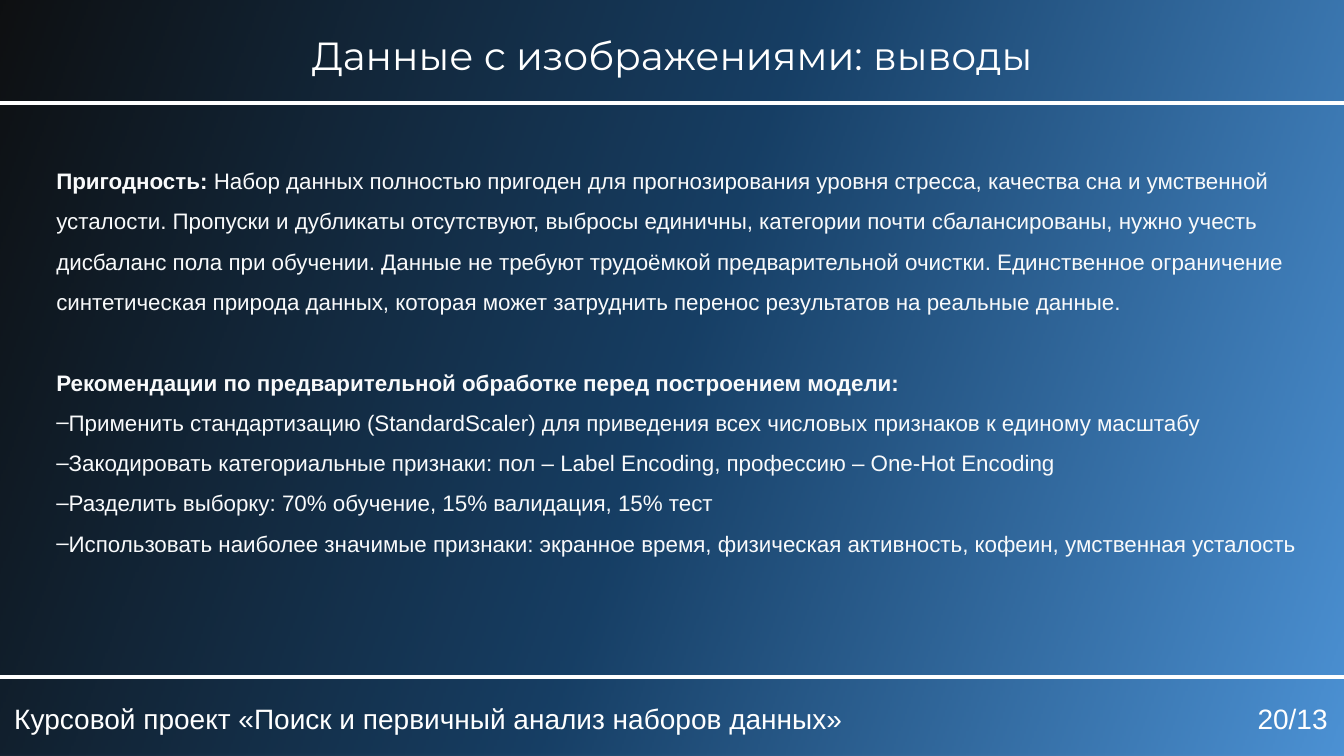
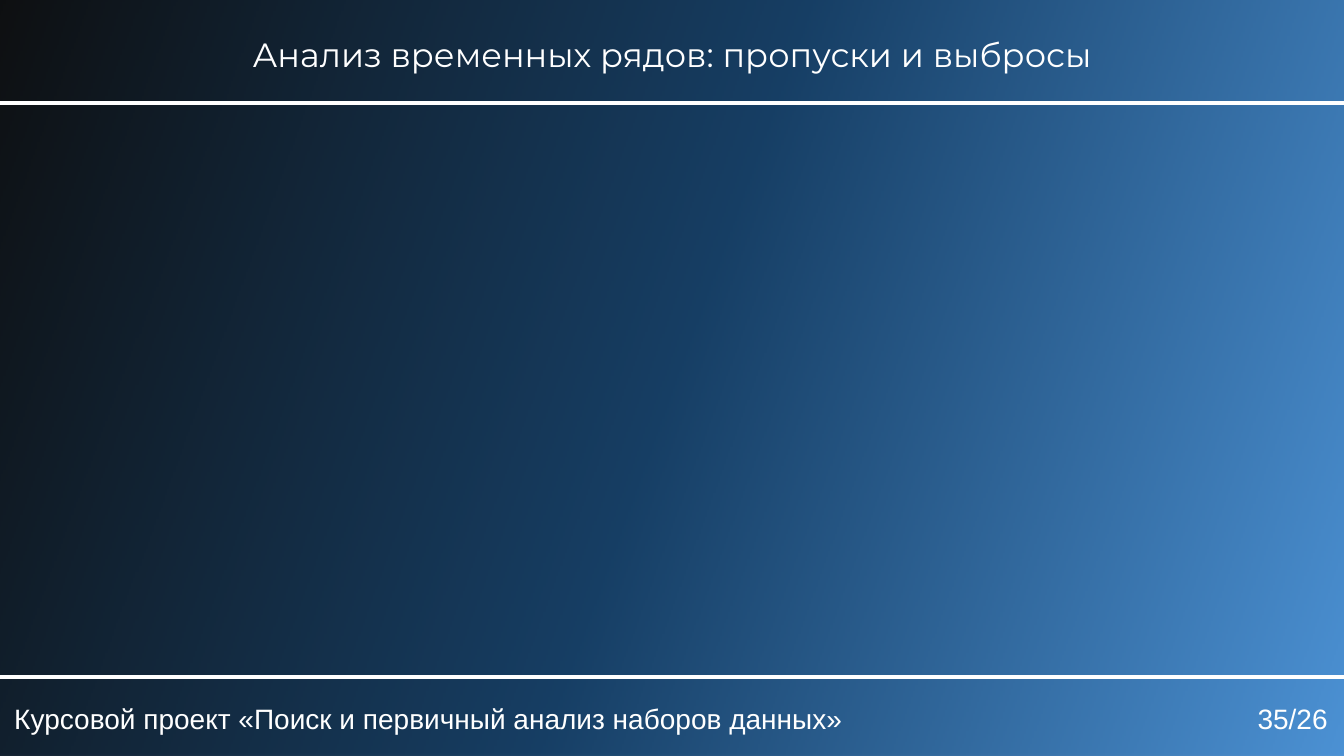
Before and after one commit to KaKTyZV/KYRSOVAIA_RABOTA, a slide deck: slide 35 of БобыкинВА_ЕТ141_курсовой_проект.pptx (slide 20 before the commit). Drawn at 1344x756 pixels with LibreOffice and Linux fonts; fonts in the diff are those of the drawing. Boxes give left, top, right and bottom in pixels: in the first picture for what was removed or moved away, otherwise in the second. Text is boxed around its words. In the diff, an @@ line names an element or a change of style, - is before the commit and + after.

```diff
--- a/БобыкинВА_ЕТ141_курсовой_проект.pptx
+++ b/БобыкинВА_ЕТ141_курсовой_проект.pptx
@@ text at (253, 41, 1092, 74): text changed; size 28 to 24 pt @@
-Данные с изображениями: выводы
+Анализ временных рядов: пропуски и выбросы
@@ text removed at (56, 172, 1295, 557) @@
-Пригодность: Набор данных полностью пригоден для прогнозирования уровня стресса, качества сна и умственной усталости. Пропуски и дубликаты отсутствуют, выбросы единичны, категории почти сбалансированы, нужно учесть дисбаланс пола при обучении. Данные не требуют трудоёмкой предварительной очистки. Единственное ограничение синтетическая природа данных, которая может затруднить перенос результатов на реальные данные.
-Рекомендации по предварительной обработке перед построением модели:
-– Применить стандартизацию (StandardScaler) для приведения всех числовых признаков к единому масштабу
-– Закодировать категориальные признаки: пол – Label Encoding, профессию – One-Hot Encoding
-– Разделить выборку: 70% обучение, 15% валидация, 15% тест
-– Использовать наиболее значимые признаки: экранное время, физическая активность, кофеин, умственная усталость
@@ page number at (1258, 708, 1328, 730): text changed @@
-20/13
+35/26
```
Also in this commit, not shown: 11 other slides changed, 21 slides added, 1 slide removed.
